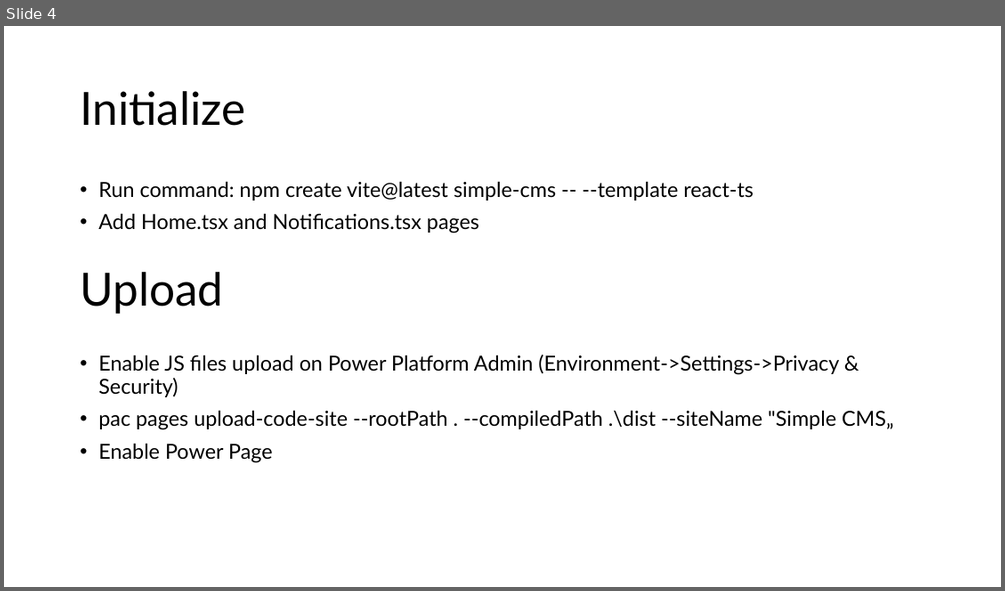
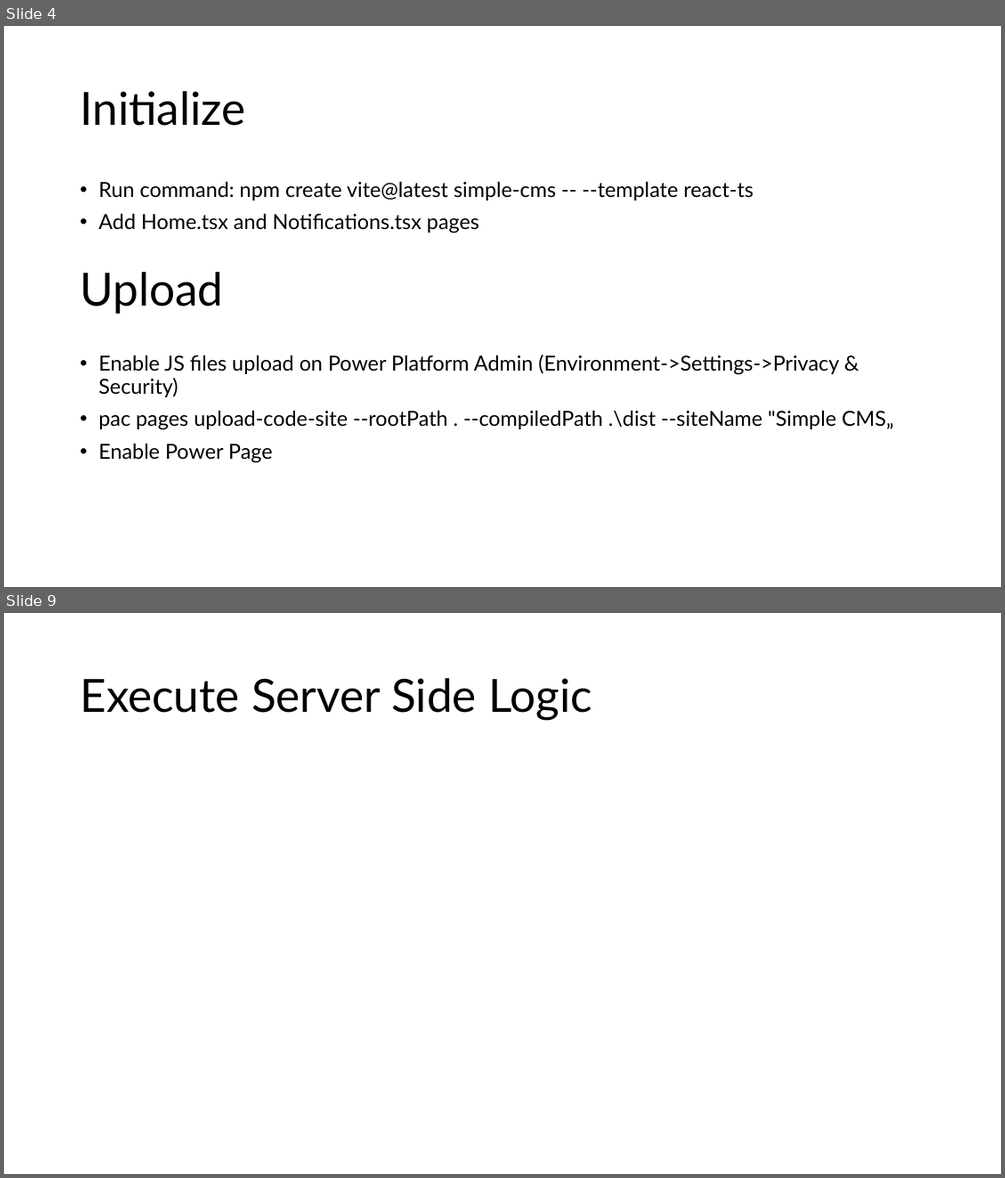
Before and after one commit to gashupl/power-pages-spa-simple-cms-demo, a slide deck: Power Pages Single Page App Demo.pptx. Shown one above the other, each under a label of ours: slide 4 before the commit, slides 4 and 9 after it; the slides between them are not shown. The pictures are 1005x591 and 1005x1178 pixels, drawn with LibreOffice and Linux fonts; fonts in the diff are those of the drawing. Boxes give left, top, right and bottom in pixels: in the first picture for what was removed or moved away, otherwise in the second. Text is boxed around its words. In the diff, an @@ line names an element or a change of style, - is before the commit and + after.

```diff
--- a/Power Pages Single Page App Demo.pptx
+++ b/Power Pages Single Page App Demo.pptx
@@ slide 9 added at <box>4,613,1001,1174</box>, background #FFFFFF @@
@@ title added at <box>80,678,592,720</box>, 44 pt, text #000000 @@
+Execute Server Side Logic
```
Also in this commit, not shown: 4 other slides added, 24 other files.
